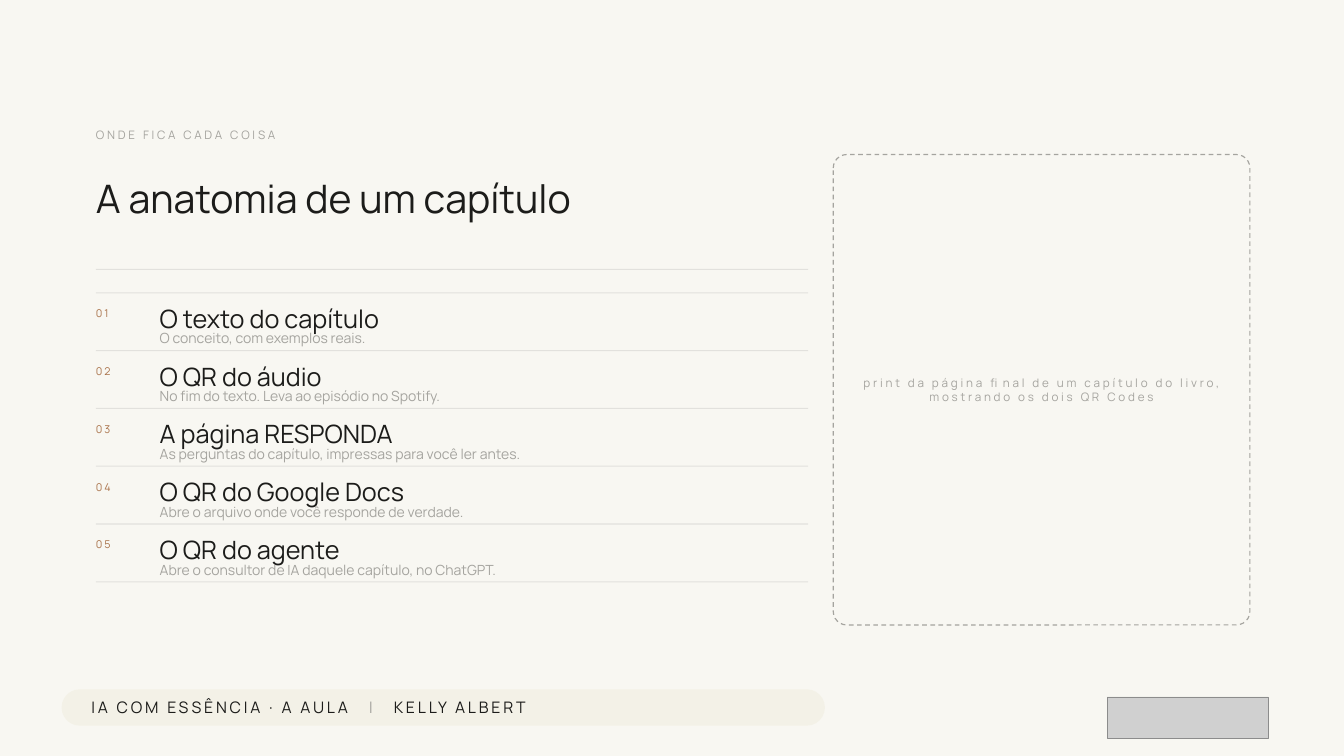
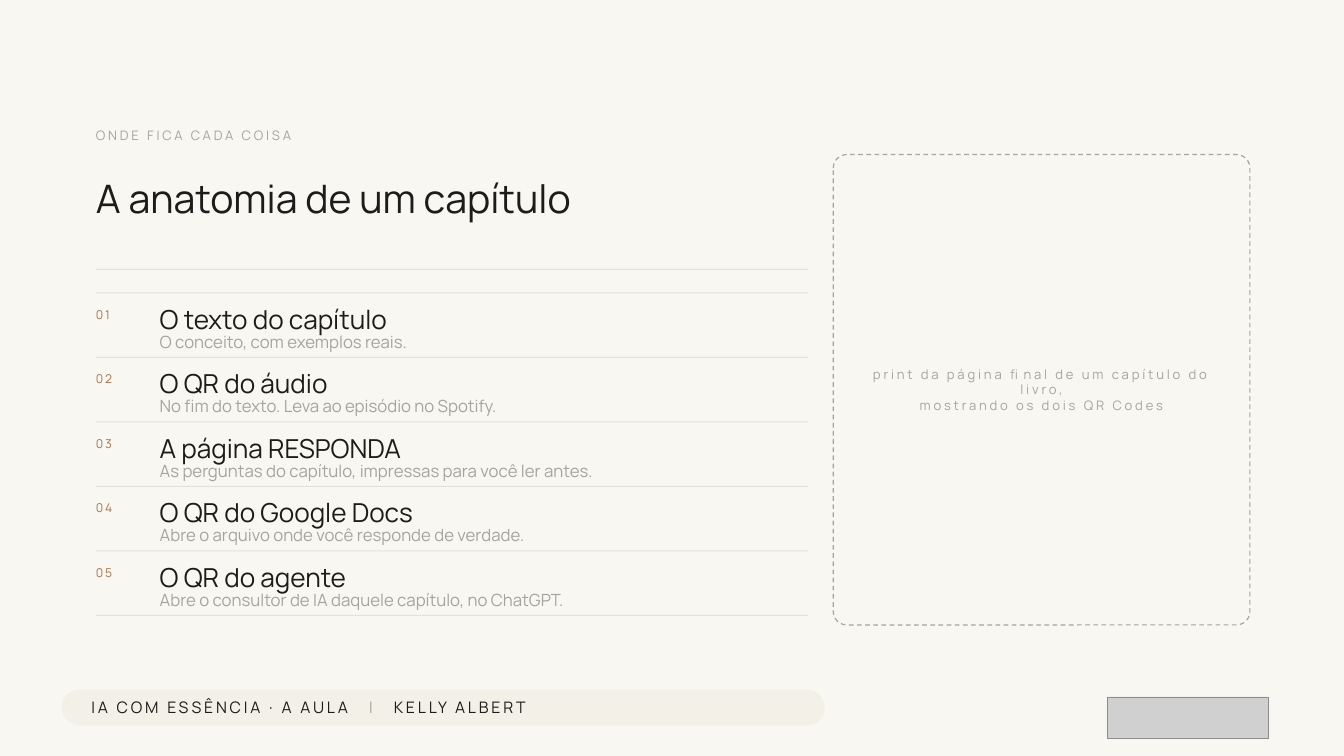
Before and after one commit to kellyalbertkabrand/Modelo_de_Apresentacao, a slide deck: slide 11 of decks/saida/aula-ia-com-essencia.pptx. Drawn at 1344x756 pixels with LibreOffice and Linux fonts; fonts in the diff are those of the drawing; grey boxes stand for pictures. Boxes give left, top, right and bottom in pixels: in the first picture for what was removed or moved away, otherwise in the second. Text is boxed around its words. In the diff, an @@ line names an element or a change of style, - is before the commit and + after.

```diff
--- a/decks/saida/aula-ia-com-essencia.pptx
+++ b/decks/saida/aula-ia-com-essencia.pptx
@@ text "ONDE FICA CADA COISA" at box(96, 130, 291, 140): size 12.5 to 14 pt @@
@@ rectangle: place and size @@
-rectangle at box(96, 350, 808, 351)
+rectangle at box(96, 357, 808, 358)
@@ text "02": place and size @@
-text "02" at box(96, 367, 111, 375)
+text "02" at box(96, 374, 112, 383)
@@ text "print da página final de ..." at box(920, 385, 1164, 410): size 12.5 to 14 pt @@
@@ text "print da página final de ...": place and size @@
-text "print da página final de ..." at box(929, 392, 1153, 401)
+text "print da página final de ..." at box(920, 385, 1164, 410)
@@ text "No fim do texto. Leva ...": place and size @@
-text "No fim do texto. Leva ..." at box(160, 390, 440, 404)
+text "No fim do texto. Leva ..." at box(160, 399, 497, 416)
@@ text "03": place and size @@
-text "03" at box(96, 425, 110, 433)
+text "03" at box(96, 439, 112, 448)
@@ rectangle: place and size @@
-rectangle at box(96, 408, 808, 409)
+rectangle at box(96, 421, 808, 423)
@@ text "A página RESPONDA": place and size @@
-text "A página RESPONDA" at box(160, 423, 392, 450)
+text "A página RESPONDA" at box(160, 437, 401, 465)
@@ text "As perguntas do capítulo, impressas ...": place and size @@
-text "As perguntas do capítulo, impressas ..." at box(160, 446, 520, 463)
+text "As perguntas do capítulo, impressas ..." at box(160, 461, 593, 481)
@@ text "04": place and size @@
-text "04" at box(96, 483, 111, 491)
+text "04" at box(96, 503, 112, 512)
@@ rectangle: place and size @@
-rectangle at box(96, 466, 808, 467)
+rectangle at box(96, 486, 808, 487)
@@ text "O QR do Google Docs": place and size @@
-text "O QR do Google Docs" at box(160, 482, 404, 508)
+text "O QR do Google Docs" at box(160, 502, 413, 530)
@@ text "Abre o arquivo onde você ...": place and size @@
-text "Abre o arquivo onde você ..." at box(160, 503, 464, 520)
+text "Abre o arquivo onde você ..." at box(160, 526, 524, 545)
@@ size 11.5 to 13 pt in 5 elements at box(96, 310, 110, 319), box(96, 374, 112, 383), box(96, 439, 112, 448), box(96, 503, 112, 512), box(96, 568, 112, 577) @@
@@ text "05": place and size @@
-text "05" at box(96, 540, 111, 548)
+text "05" at box(96, 568, 112, 577)
@@ rectangle: place and size @@
-rectangle at box(96, 523, 808, 525)
+rectangle at box(96, 550, 808, 552)
@@ size 27 to 28 pt in 5 elements at box(160, 308, 387, 336), box(160, 372, 327, 401), box(160, 437, 401, 465), box(160, 502, 413, 530), box(160, 567, 346, 594) @@
@@ text "O QR do agente": place and size @@
-text "O QR do agente" at box(160, 540, 340, 566)
+text "O QR do agente" at box(160, 567, 346, 594)
@@ size 15 to 18 pt in 5 elements at box(160, 332, 407, 352), box(160, 399, 497, 416), box(160, 461, 593, 481), box(160, 526, 524, 545), box(160, 590, 564, 610) @@
@@ text "Abre o consultor de IA ...": place and size @@
-text "Abre o consultor de IA ..." at box(160, 561, 495, 578)
+text "Abre o consultor de IA ..." at box(160, 590, 564, 610)
@@ rectangle: place and size @@
-rectangle at box(96, 581, 808, 583)
+rectangle at box(96, 615, 808, 616)
```
Also in this commit, not shown: 30 other slides changed, 5 other files.
